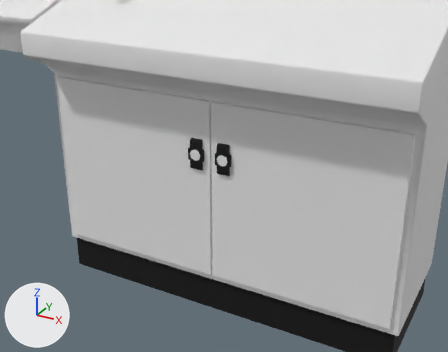
Two versions of the COLLADA model scenery/reds_panels_and_operators/models/main_panel_large_plain.dae, one commit apart.
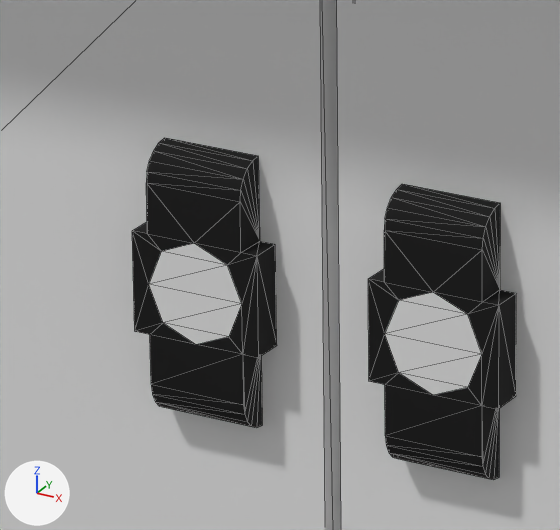
Each version appears first from a 50 mm lens placed at (0.5283, -0.9246, 0.7651), pointed at (0.0304, -0.0194, 0.3124), and next in a close-up on the part from 39% to 53% of the width and 35% to 52% of the height. The lights are fixed; the arrows at lower left show +X, +Y and +Z. The close-ups show mesh edges as thin lines. Where no turn or scale is listed for an object, it has been applied to the vertices. Vertices at the same position are counted once.

Names of what the first close-up shows: 'panel', 'panel_door_lock', 'panel_door_lock.001'.
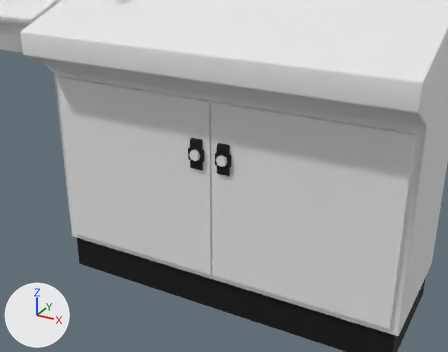
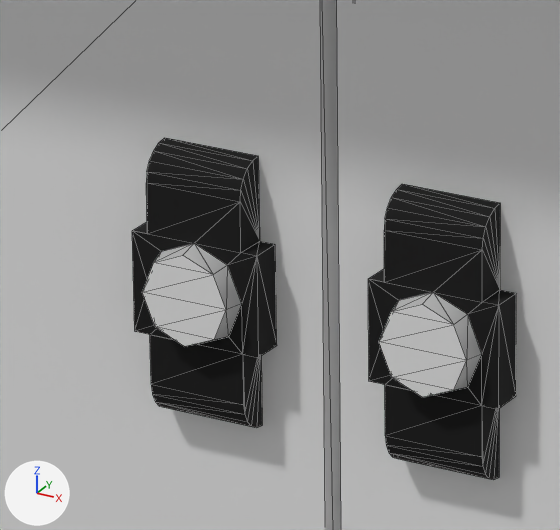
What differs and where, as boxes (x1, y1, x2, y2) in the close-ups (560 x 530 px):
part 1 of me_panel_door_lock, built on
    before: (133, 183, 482, 395)
    after: (133, 183, 482, 397)

Patch to the scene script:
```diff
--- a/scenery/reds_panels_and_operators/models/main_panel_large_plain.dae.py
+++ b/scenery/reds_panels_and_operators/models/main_panel_large_plain.dae.py
@@ me_panel_door_lock @@
 # used by ob_panel_door_lock; parent = ob_sketchup; location = (-0.0394, -0.015, 0.313); scale = (0.75, 0.75, 0.75)
-me_panel_door_lock.from_pydata(...)  # 48 vertices, 82 faces; spans x -0.005..0.035, y -0.01..0.0, z 0.0..0.08
+me_panel_door_lock.from_pydata(...)  # 56 vertices, 98 faces; spans x -0.005..0.035, y -0.0159..0.0, z 0.0..0.08
+# me_panel_door_lock part 1
+# 10 faces are deleted
+# 8 vertices are added at x 0.0015..0.0285, y -0.0159, z 0.0265..0.0535
+# 4 new faces join them, mat_black (black #000000)
+# 6 new faces join them, mat_key_hole_displacement (its picture is missing)
+# 16 new faces join them, mat_silver (light grey #c0c0c0)
 me_panel_door_lock.materials.append(mat_black)
 me_panel_door_lock.materials.append(mat_key_hole_displacement)
+me_panel_door_lock.materials.append(mat_silver)  # light grey #c0c0c0
```
